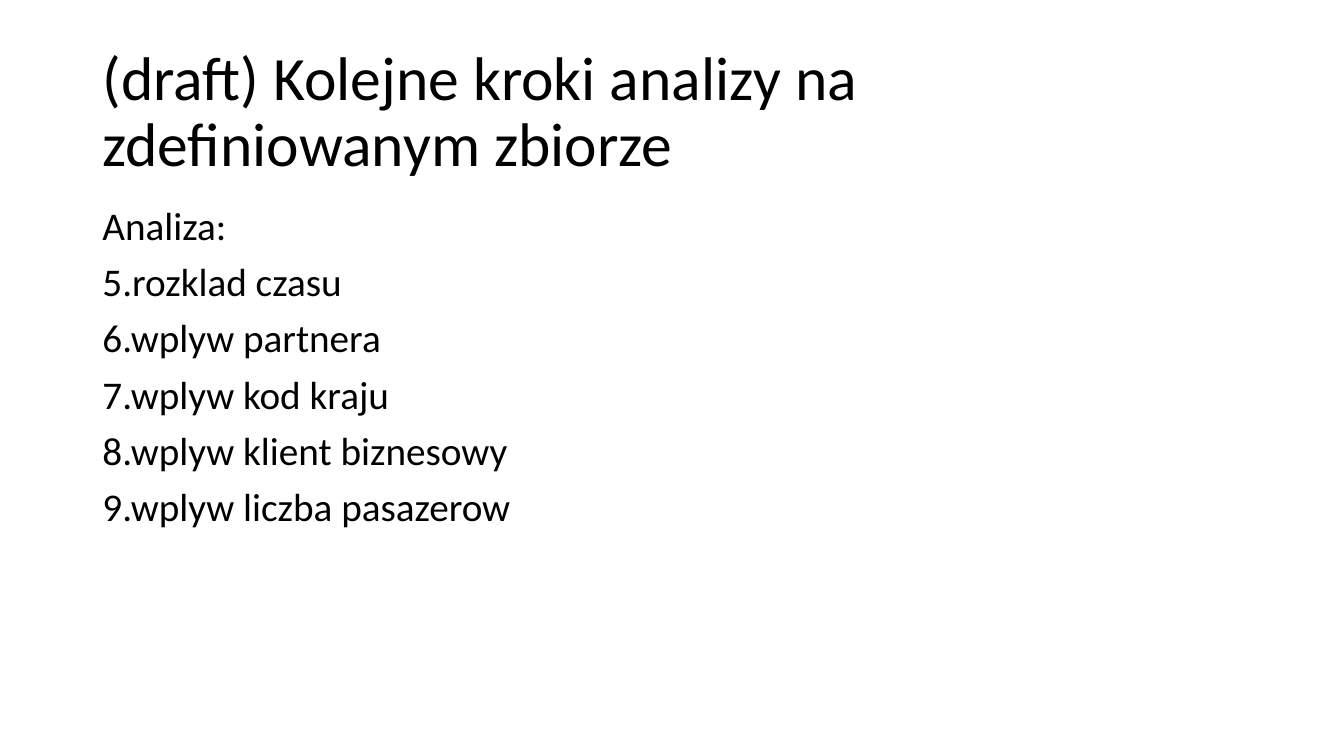
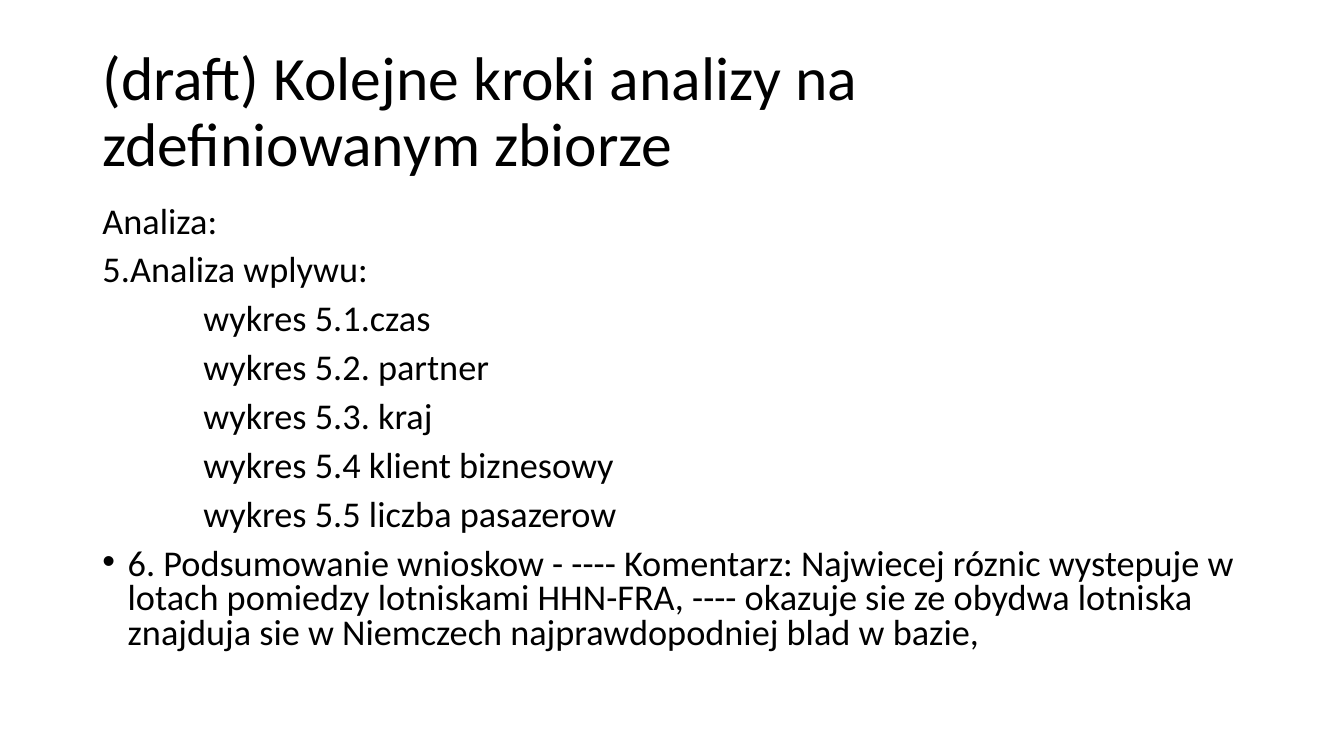
Before and after one commit to infoshareacademy/jdsz2-apacze, a slide deck: slide 8 of Apacze_projekt.pptx. Drawn at 1344x756 pixels with LibreOffice and Linux fonts; fonts in the diff are those of the drawing. Boxes give left, top, right and bottom in pixels: in the first picture for what was removed or moved away, otherwise in the second. Text is boxed around its words. In the diff, an @@ line names an element or a change of style, - is before the commit and + after.

Commit message:
kolejne wykresy i aktualizacja prezentacji

```diff
--- a/Apacze_projekt.pptx
+++ b/Apacze_projekt.pptx
@@ text at [102, 208, 217, 235]: size 28 to 25.9 pt in "Analiza:"; line spacing 0.9 to 0.8 @@
@@ text at [102, 256, 1234, 652]: text changed; size 28 to 25.9 pt @@
-5.rozklad czasu
-6.wplyw partnera
-7.wplyw kod kraju
-8.wplyw klient biznesowy
-9.wplyw liczba pasazerow
+5.Analiza wplywu:
+wykres 5.1.czas
+wykres 5.2. partner
+wykres 5.3. kraj
+wykres 5.4 klient biznesowy
+wykres 5.5 liczba pasazerow
+• 6. Podsumowanie wnioskow - ---- Komentarz: Najwiecej róznic wystepuje w lotach pomiedzy lotniskami HHN-FRA, ---- okazuje sie ze obydwa lotniska znajduja sie w Niemczech najprawdopodniej blad w bazie,
```
Also in this commit, not shown: 1 other slide changed, 14 other files.
